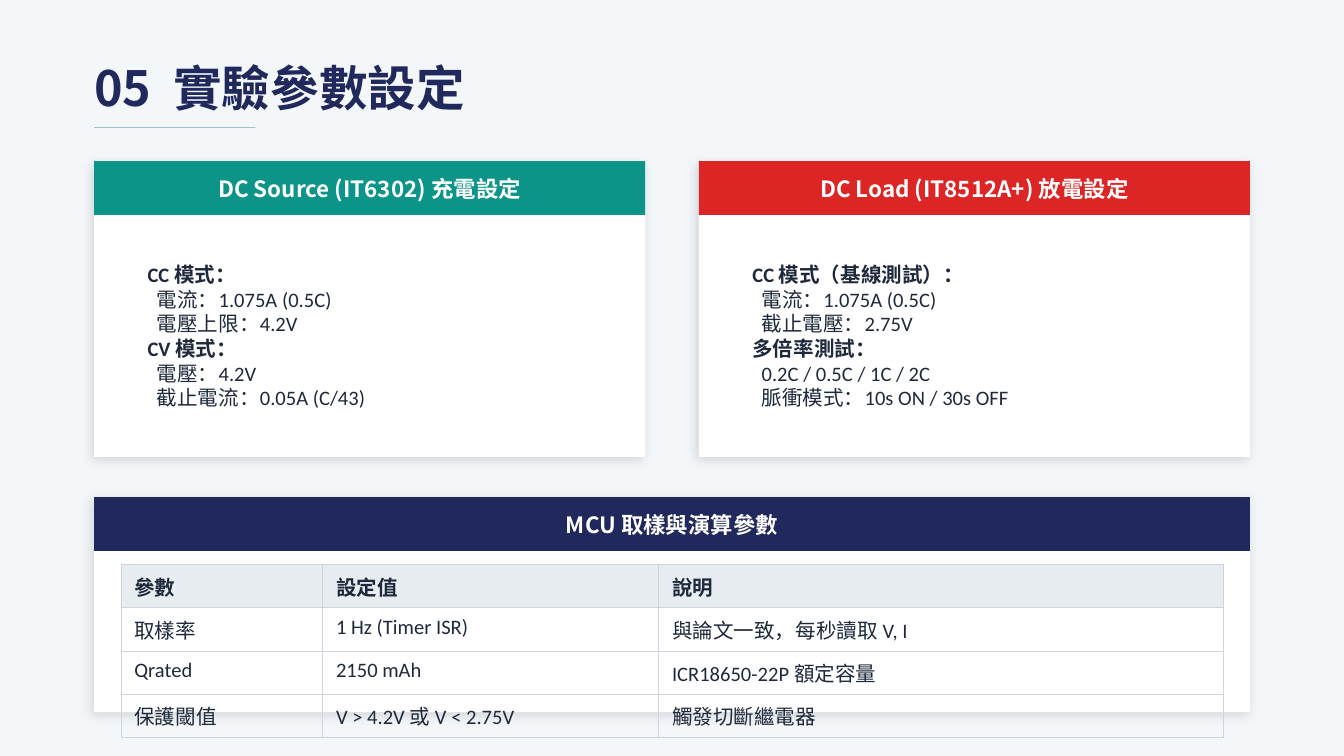
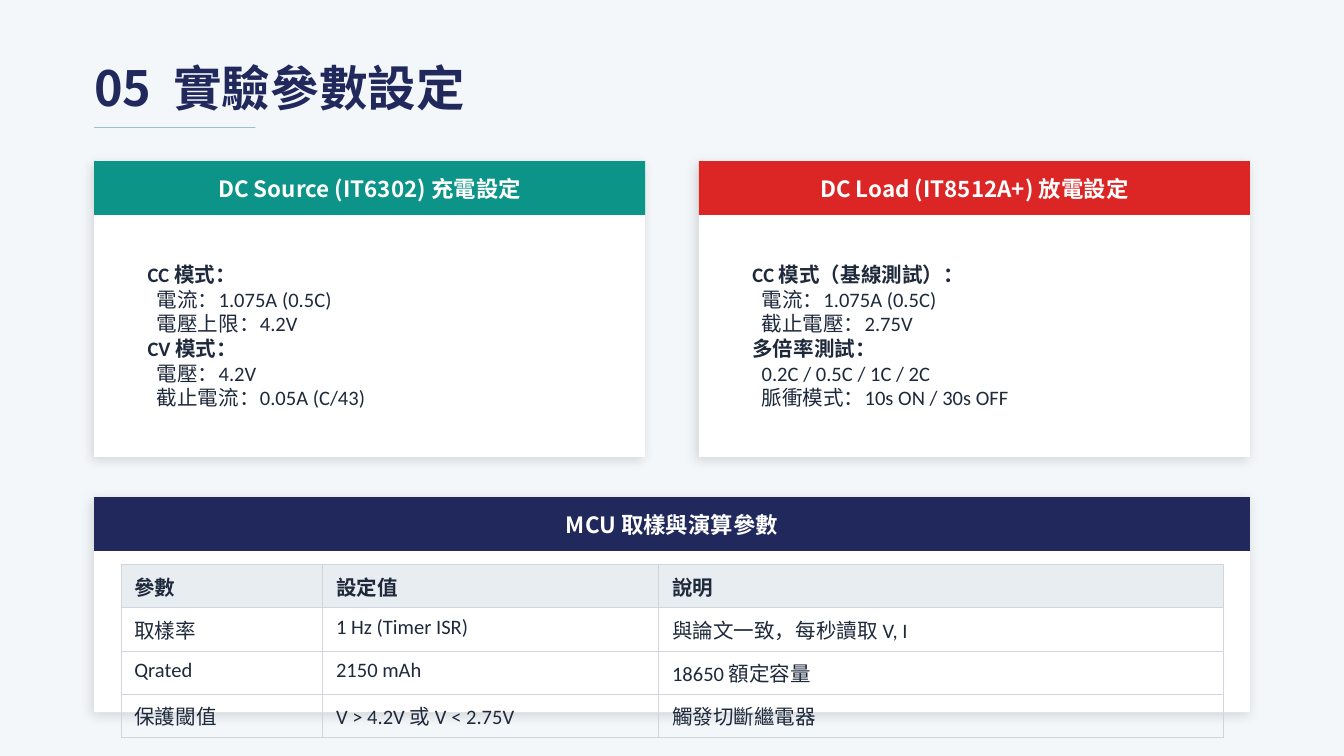
Before and after one commit to JackHung9527/SOC_RESEARCH, a slide deck: slide 8 of DOC/會議紀錄/meeting_0416_洪大甲.pptx. Drawn at 1344x756 pixels with LibreOffice and Linux fonts; fonts in the diff are those of the drawing. Boxes give left, top, right and bottom in pixels: in the first picture for what was removed or moved away, otherwise in the second. Text is boxed around its words. In the diff, an @@ line names an element or a change of style, - is before the commit and + after.

```diff
--- a/DOC/會議紀錄/meeting_0416_洪大甲.pptx
+++ b/DOC/會議紀錄/meeting_0416_洪大甲.pptx
@@ table at bbox=[121, 564, 1223, 730] @@
-row 3, column 3: ICR18650-22P 額定容量
+row 3, column 3: 18650 額定容量
```
Also in this commit, not shown: 3 other slides changed, 11 other files.
